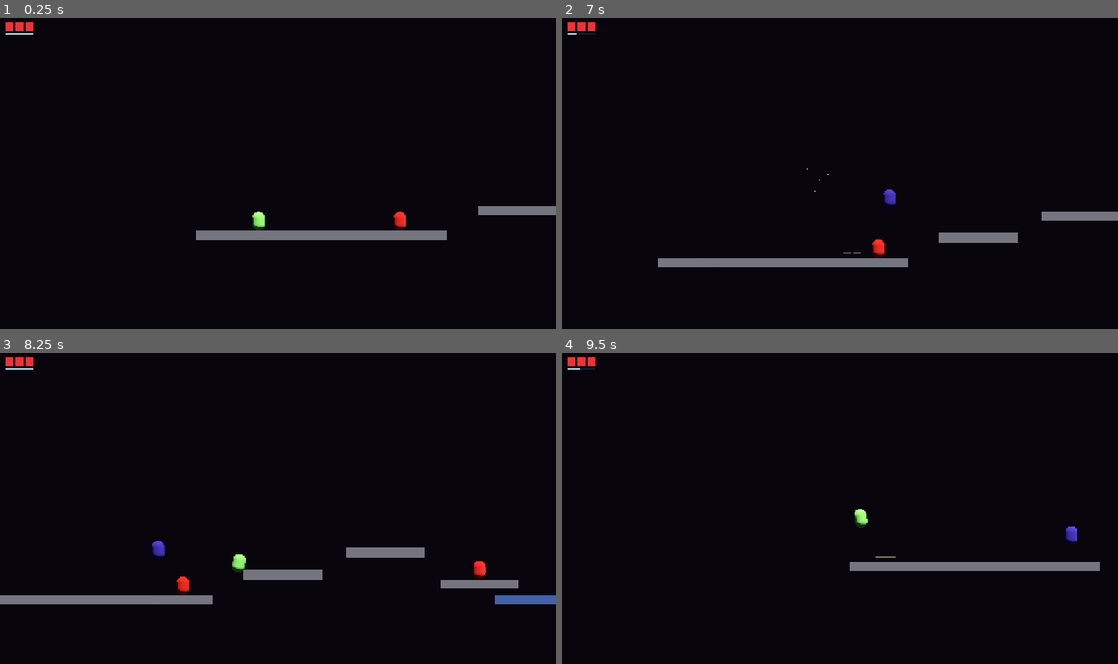
Above: before the commit, frames 1-4 (two rows, left to right).
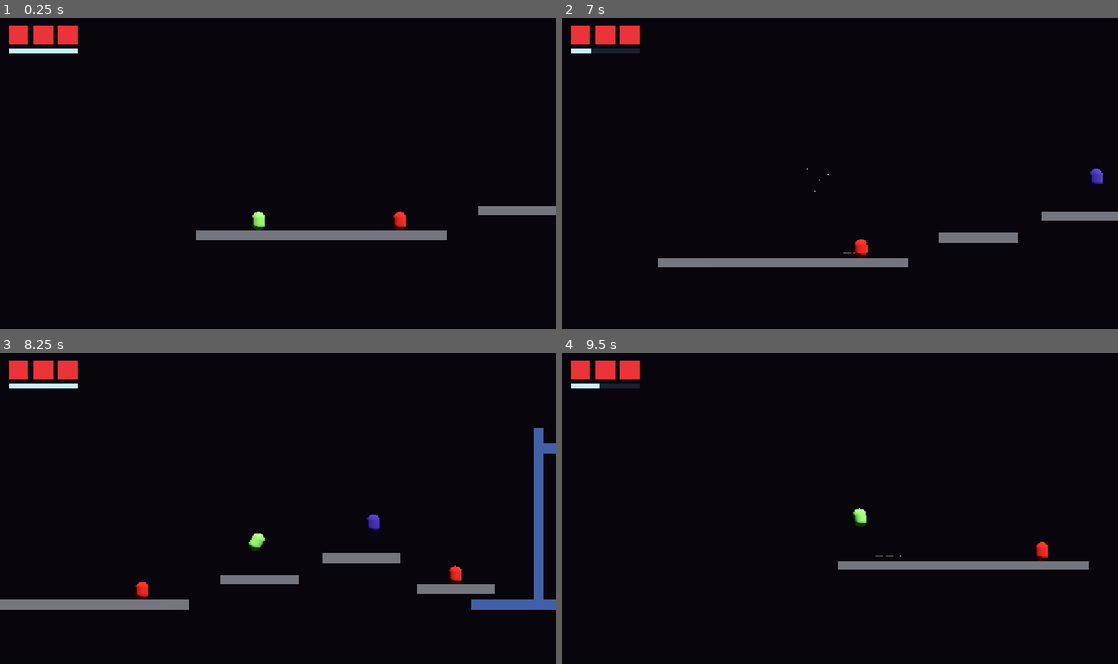
Above: after the commit, the same moments.

Repository: Cuylerleon96/echoes-of-the-great-root
Game: Godot game, scene res://main.tscn
Two runs of this game, one before a commit and one after it. Both use one fixed random seed, a clock stepped at 60 frames per second and the inputs below.
Inputs:
- Up to frame 1 (0.25 s): no input
- Up to frame 2 (7 s): hold D (move_right) 0.53-1.28 s; hold E (stun) 0.53-1.28 s; tap Space (jump) at 0.77, 0.8, 1.07, 1.35, 1.52, 1.82, 2.3, 3.02, 3.32, 3.77, 3.8, 4.07, 4.35, 4.52, 4.82, 5.3, 6.02, 6.32, 6.77, 6.8 s; hold S (move_down) 1.28-2.03 s; tap E (stun) at 1.55, 2.85, 4.55, 5.85 s; hold X (dash) 2.03-2.78 s; hold D (move_right) 2.03-3.53 s; hold E (stun) 3.53-4.28 s; hold A (move_left) 3.53-5.03 s; hold S (move_down) 5.03-5.78 s; hold X (dash) 5.03-5.78 s; hold D (move_right) from 5.78 s (still down); hold E (stun) from 6.53 s (still down)
- Up to frame 3 (8.25 s): tap Space (jump) at 7.07, 7.35, 7.52, 7.82 s; release E (stun) at 7.28 s; tap E (stun) at 7.55 s; release D (move_right) at 8.03 s; hold S (move_down) from 8.03 s (still down); hold X (dash) from 8.03 s (still down)
- Up to frame 4 (9.5 s): tap Space (jump) at 8.3, 9.02, 9.32 s; release S (move_down) at 8.78 s; release X (dash) at 8.78 s; hold A (move_left) from 8.78 s (still down); tap E (stun) at 8.85 s

The runs differ from the first frame. In frame 1, 0.9% of the frame differs, in the area x 1-14%, y 1-12%; in frame 2, 1.3%; in frame 3, 6.2%, in the area x 0-100%, y 1-83%; in frame 4, 1.6%.

Commit message:
Enemy reset on player death, HUD 2.5x size
Enemies: added reset() to Flyer and Pouncer — restores spawn position,
clears state/timers/velocity/player ref. Flyer now stores _spawn_pos in
_ready(). echo._die() iterates the enemy group and calls reset() on each.

HUD: hearts 18→45px, gap 5→12px, bar 64×3→159×8px, margins adjusted to match.

Co-Authored-By: Claude Sonnet 4.6 <noreply@anthropic.com>

Diff:
--- a/characters/echo/echo.gd
+++ b/characters/echo/echo.gd
@@ -69,6 +69,9 @@
 	global_position = SPAWN_POSITION
 	velocity = Vector3.ZERO
 	_invincible_timer = INVINCIBLE_DURATION
+	for enemy in get_tree().get_nodes_in_group("enemy"):
+		if enemy.has_method("reset"):
+			enemy.reset()
 
 func _unhandled_input(event: InputEvent) -> void:
 	if event.is_action_pressed("dash"):
--- a/characters/enemy/flyer.gd
+++ b/characters/enemy/flyer.gd
@@ -14,10 +14,12 @@
 var _state: State      = State.IDLE
 var _player: Node3D    = null
 var _stun_timer: float = 0.0
+var _spawn_pos: Vector3
 
 func _ready() -> void:
 	motion_mode = MOTION_MODE_FLOATING
 	position.z  = 0.0
+	_spawn_pos  = global_position
 	add_to_group("enemy")
 	$HurtZone.body_entered.connect(_on_hurt_zone_body_entered)
 
@@ -70,6 +72,13 @@
 	_stun_timer = 2.5
 	velocity = Vector3.ZERO
 
+func reset() -> void:
+	global_position = _spawn_pos
+	velocity        = Vector3.ZERO
+	_state          = State.IDLE
+	_stun_timer     = 0.0
+	_player         = null
+
 # ── Helpers ───────────────────────────────────────────────────────────────────
 
 func _find_player() -> Node3D:
--- a/characters/enemy/pouncer.gd
+++ b/characters/enemy/pouncer.gd
@@ -152,6 +152,16 @@
 	_stun_timer = 2.5
 	velocity.x = 0.0
 
+func reset() -> void:
+	global_position = _spawn_pos
+	velocity        = Vector3.ZERO
+	_state          = State.IDLE
+	_timer          = 0.0
+	_stun_timer     = 0.0
+	_pounce_elapsed = 0.0
+	_lost_timer     = 0.0
+	_player         = null
+
 # ── Helpers ───────────────────────────────────────────────────────────────────
 
 func _face_player() -> void:
--- a/ui/hud.gd
+++ b/ui/hud.gd
@@ -3,13 +3,13 @@
 ## All nodes built in code — swap ColorRects for TextureRects when art is ready.
 extends CanvasLayer
 
-const HEART_SIZE  := Vector2(18.0, 18.0)
-const HEART_GAP   := 5.0
-const MARGIN      := Vector2(14.0, 14.0)
+const HEART_SIZE  := Vector2(45.0, 45.0)
+const HEART_GAP   := 12.0
+const MARGIN      := Vector2(20.0, 20.0)
 
-# Bar width = 3 hearts + 2 gaps = 3*18 + 2*5 = 64px
-const BAR_SIZE    := Vector2(64.0, 3.0)
-const BAR_GAP_Y   := 6.0
+# Bar width = 3 hearts + 2 gaps = 3*45 + 2*12 = 159px
+const BAR_SIZE    := Vector2(159.0, 8.0)
+const BAR_GAP_Y   := 10.0
 
 const COLOR_HEART_FULL  := Color(0.92, 0.20, 0.22)
 const COLOR_HEART_EMPTY := Color(0.22, 0.08, 0.08)
